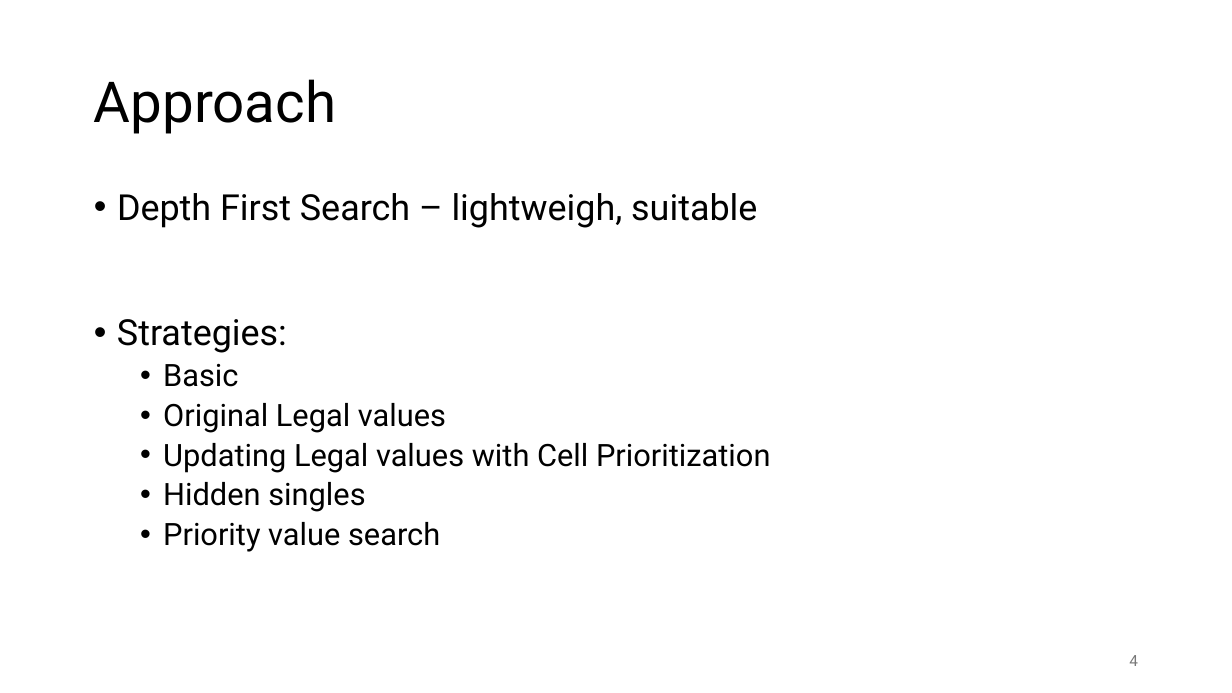
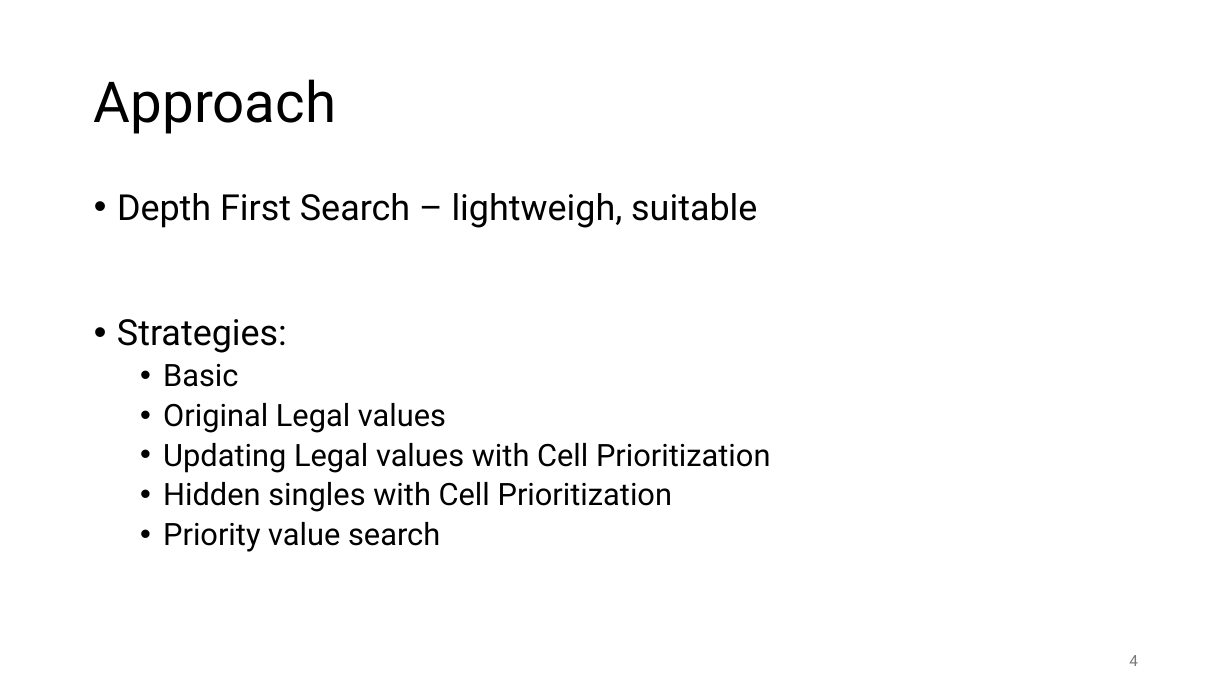
Before and after one commit to MarvinYyrike/sudoku_DFS_solver, a slide deck: slide 4 of Sudoku Solver.pptx. Drawn at 1232x693 pixels with LibreOffice and Linux fonts; fonts in the diff are those of the drawing. Boxes give left, top, right and bottom in pixels: in the first picture for what was removed or moved away, otherwise in the second. Text is boxed around its words. In the diff, an @@ line names an element or a change of style, - is before the commit and + after.

```diff
--- a/Sudoku Solver.pptx
+++ b/Sudoku Solver.pptx
@@ text at (163, 482, 672, 512): text changed @@
-  • Hidden singles
+  • Hidden singles with Cell Prioritization
```
Also in this commit, not shown: 1 other slide changed, 1 slide added, 2 other files.
